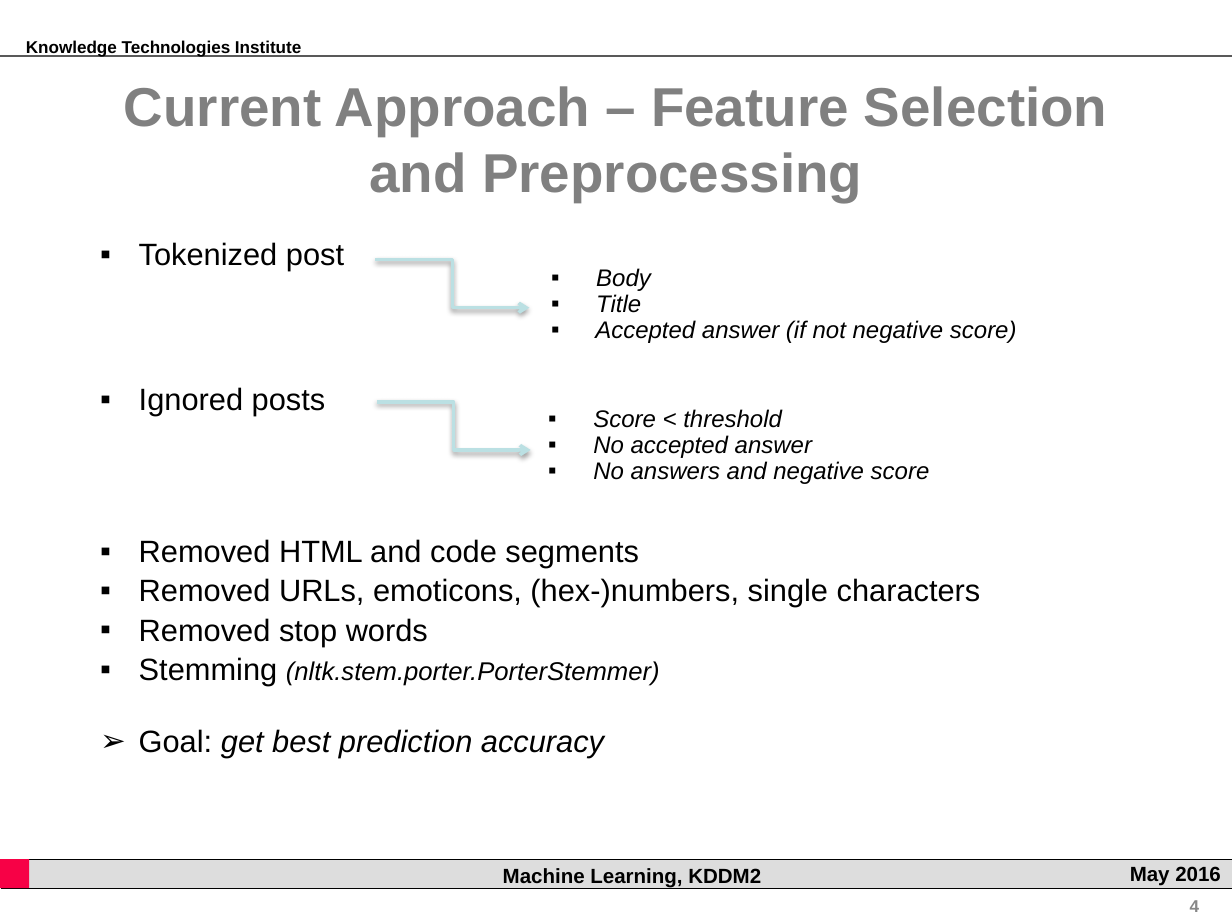
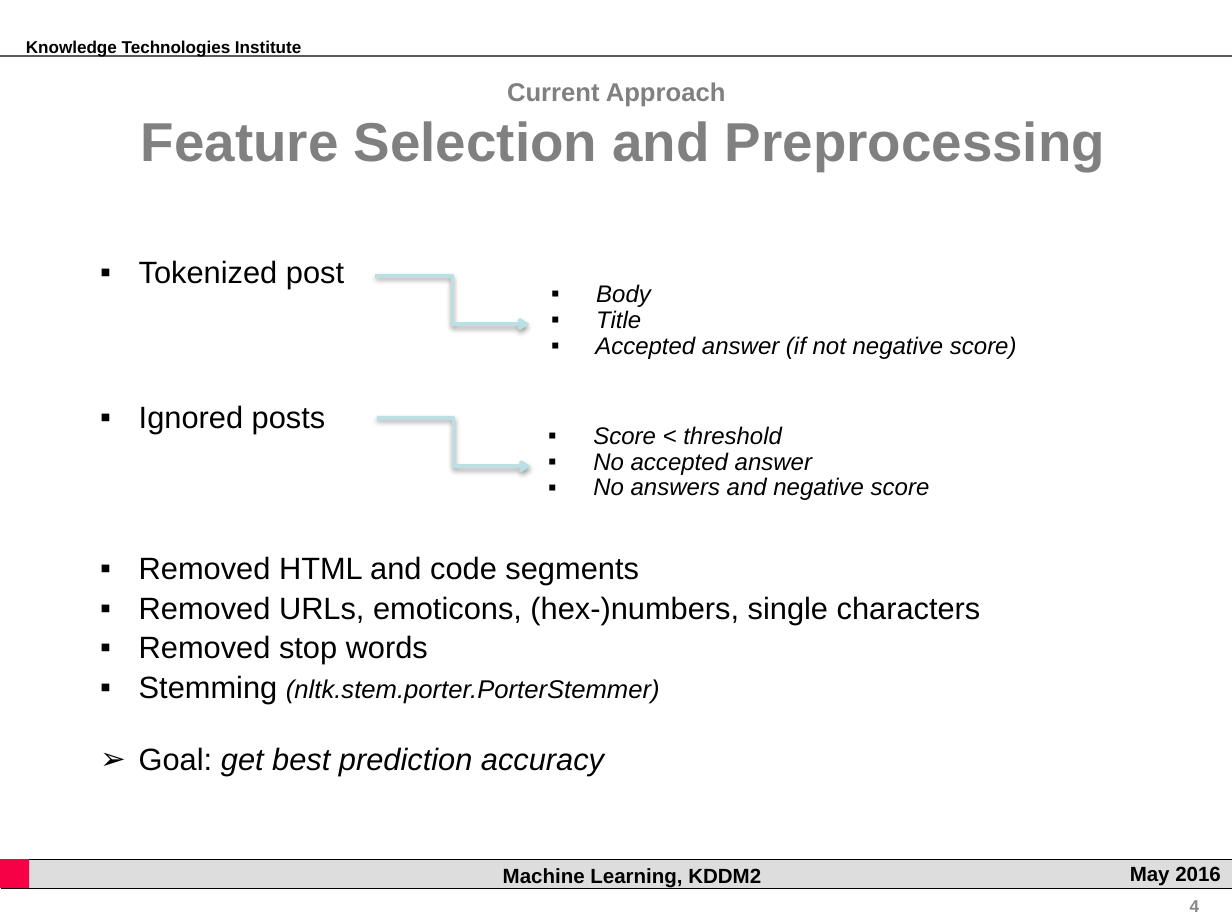
Before and after one commit to rsamer/MLSE, a slide deck: slide 4 of presentation/interim/Presentation.pptx. Drawn at 1232x924 pixels with LibreOffice and Linux fonts; fonts in the diff are those of the drawing; background and template pictures are left out. Boxes give left, top, right and bottom in pixels: in the first picture for what was removed or moved away, otherwise in the second. Text is boxed around its words. In the diff, an @@ line names an element or a change of style, - is before the commit and + after.

```diff
--- a/presentation/interim/Presentation.pptx
+++ b/presentation/interim/Presentation.pptx
@@ text at [141,82,1105,171]: text changed @@
-Current Approach – Feature Selection and Preprocessing
+Current Approach
+Feature Selection and Preprocessing
@@ 3 texts, 2 elbow arrows: place and size @@
-3 texts, 2 elbow arrows at [139,242,1017,758]
+3 texts, 2 elbow arrows at [139,260,1017,776]
```
Also in this commit, not shown: 3 other slides changed, 6 slides added, 7 slides removed.
